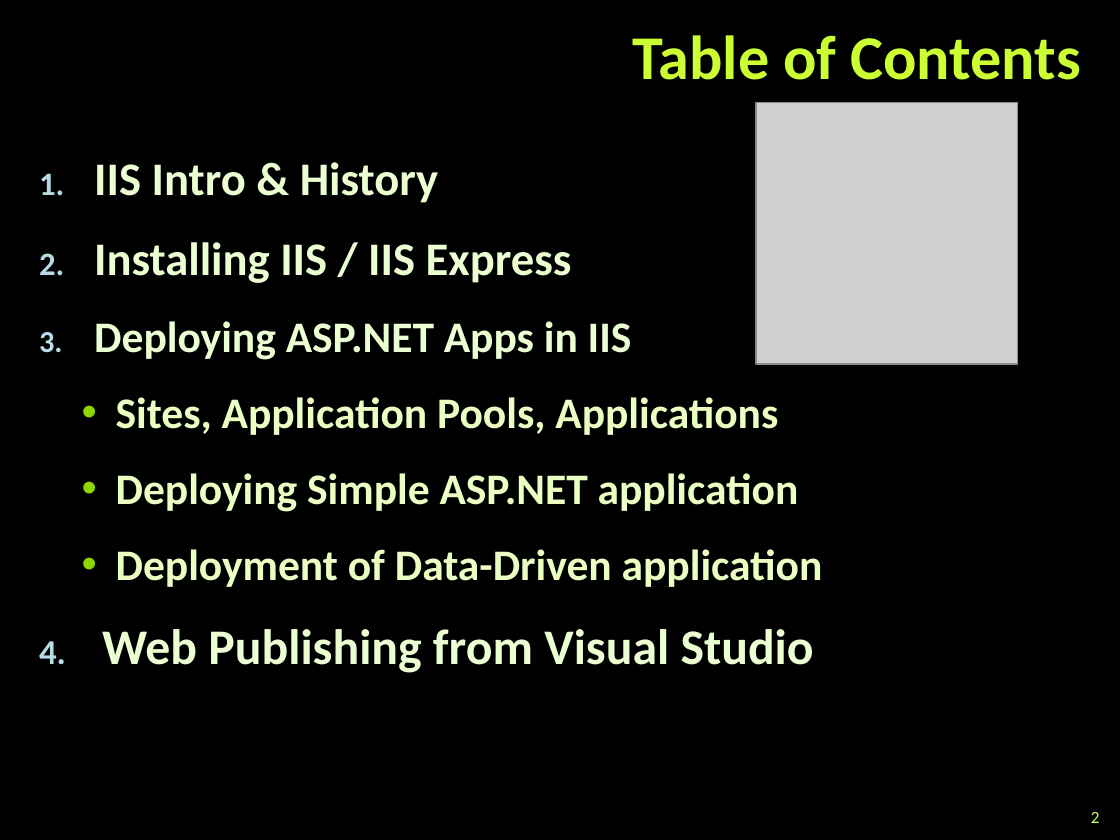
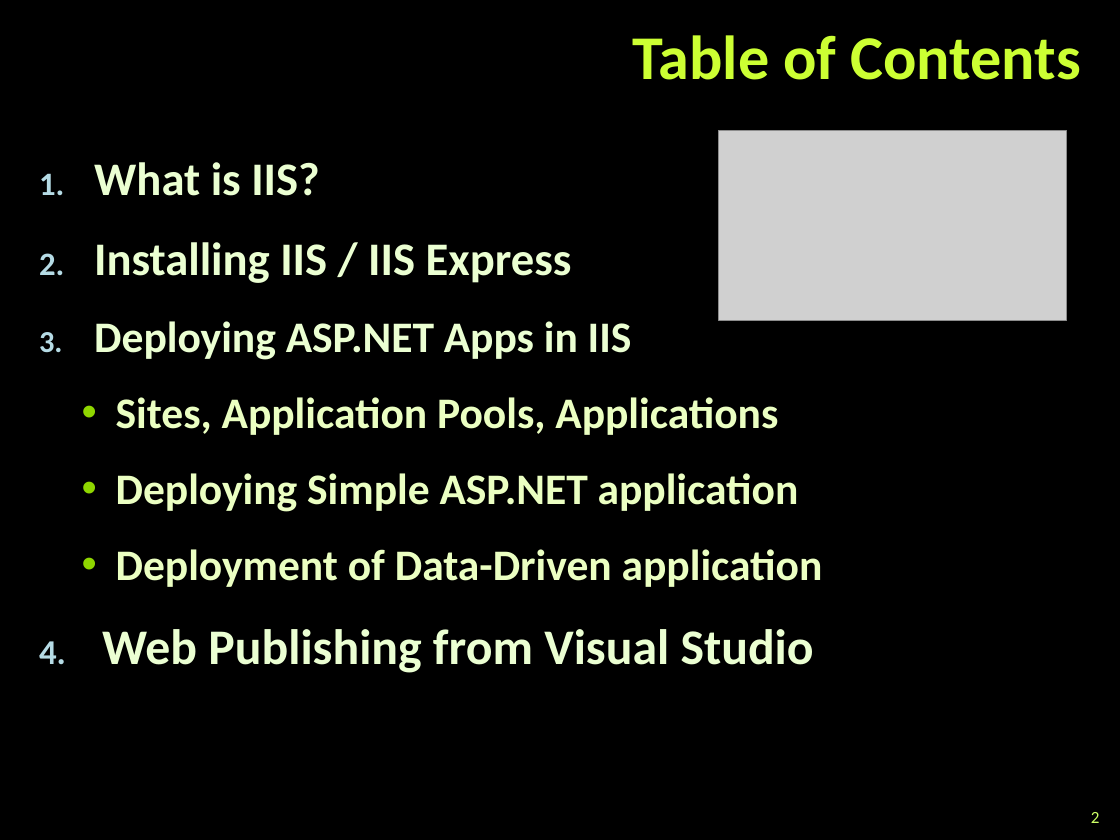
Before and after one commit to TelerikAcademy/ASP.NET-MVC, a slide deck: slide 2 of 08. IIS-and-Azure-Deployment/IIS and Azure Deployment.pptx. Drawn at 1120x840 pixels with LibreOffice and Linux fonts; fonts in the diff are those of the drawing; grey boxes stand for pictures; background and template pictures are left out. Boxes give left, top, right and bottom in pixels: in the first picture for what was removed or moved away, otherwise in the second. Text is boxed around its words. In the diff, an @@ line names an element or a change of style, - is before the commit and + after.

```diff
--- a/08. IIS-and-Azure-Deployment/IIS and Azure Deployment.pptx
+++ b/08. IIS-and-Azure-Deployment/IIS and Azure Deployment.pptx
@@ picture: place and size @@
-picture at (756, 103, 1017, 364)
+picture at (719, 131, 1067, 320)
@@ text at (94, 162, 319, 196): text changed @@
-1. IIS Intro & History
+1. What is IIS?
```
Also in this commit, not shown: 11 other slides changed, 2 slides added, 5 slides removed.
